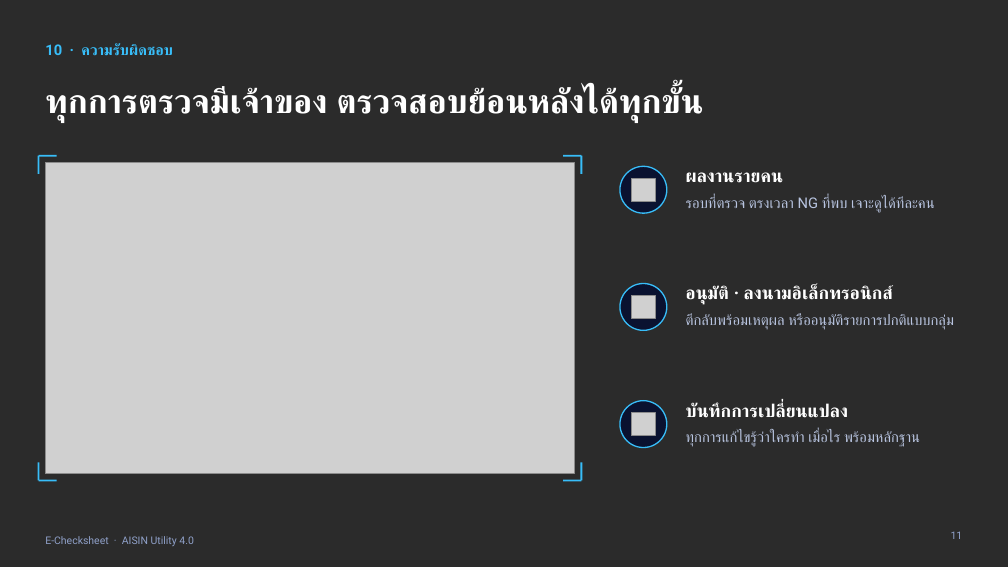
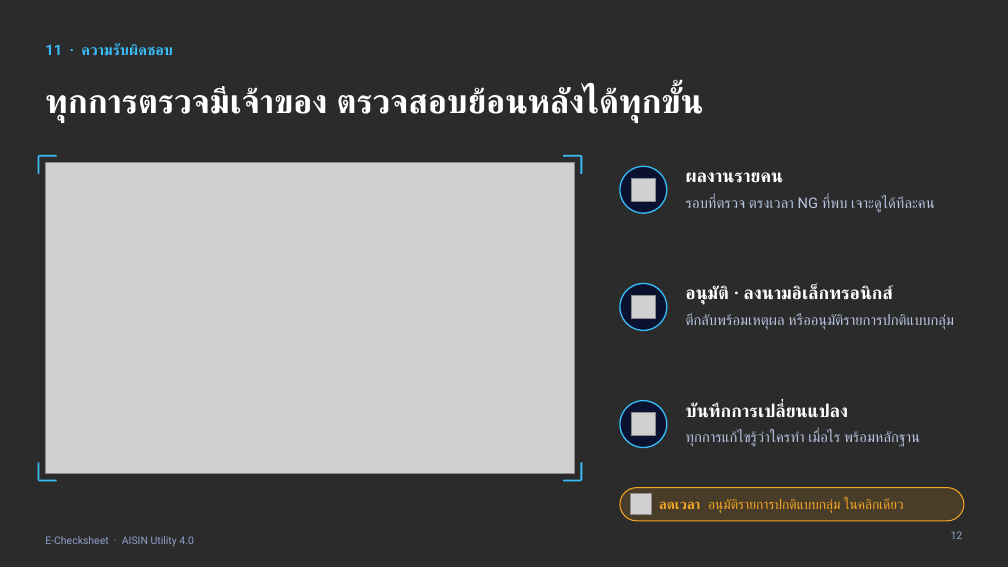
Before and after one commit to wexyzj123-hash/JoeKiattisak, a slide deck: slide 12 of E-Checksheet_Presentation.pptx (slide 11 before the commit). Drawn at 1008x567 pixels with LibreOffice and Linux fonts; fonts in the diff are those of the drawing; grey boxes stand for pictures; background and template pictures are left out; a plain dark background stands for a picture behind light text. Boxes give left, top, right and bottom in pixels: in the first picture for what was removed or moved away, otherwise in the second. Text is boxed around its words. In the diff, an @@ line names an element or a change of style, - is before the commit and + after.

```diff
--- a/E-Checksheet_Presentation.pptx
+++ b/E-Checksheet_Presentation.pptx
@@ text at [45, 43, 173, 56]: text changed @@
-10 · ความรับผิดชอบ
+11 · ความรับผิดชอบ
@@ rounded rectangle added at [620, 488, 964, 521], fill #F5A524 at 15% opacity, outline #F5A524 1 pt @@
@@ picture added at [631, 494, 652, 515] @@
@@ text added at [659, 498, 904, 513], 13 pt, text #F5A524 @@
+ลดเวลา อนุมัติรายการปกติแบบกลุ่ม ในคลิกเดียว
@@ page number at [951, 531, 963, 539]: text changed @@
-11
+12
```
Also in this commit, not shown: 12 other slides changed, 1 slide added, 1 slide removed, 1 other file.
